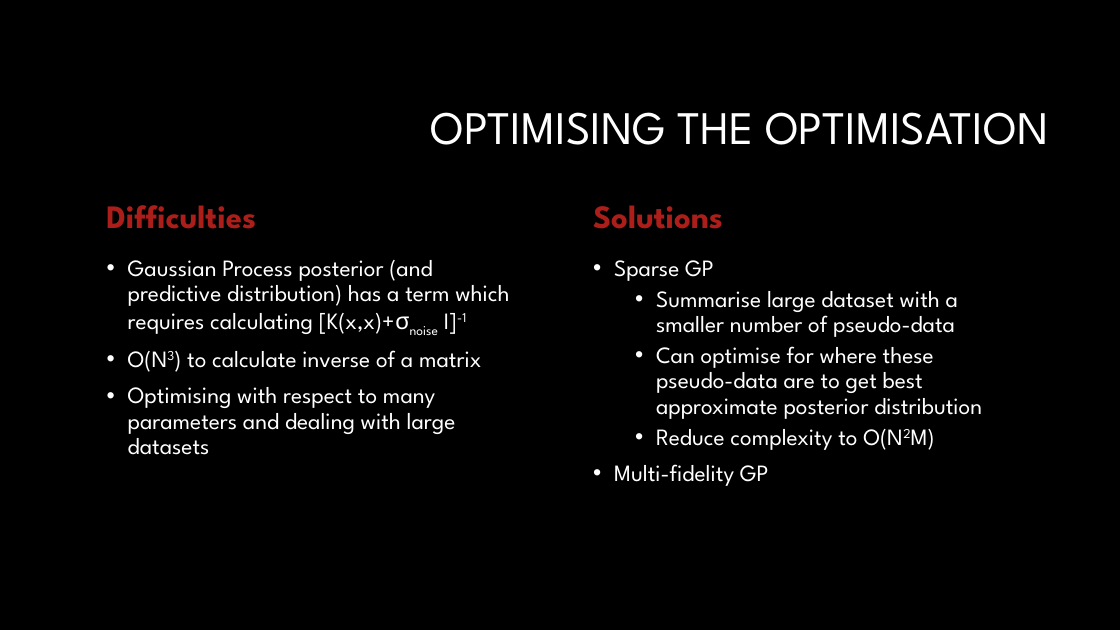
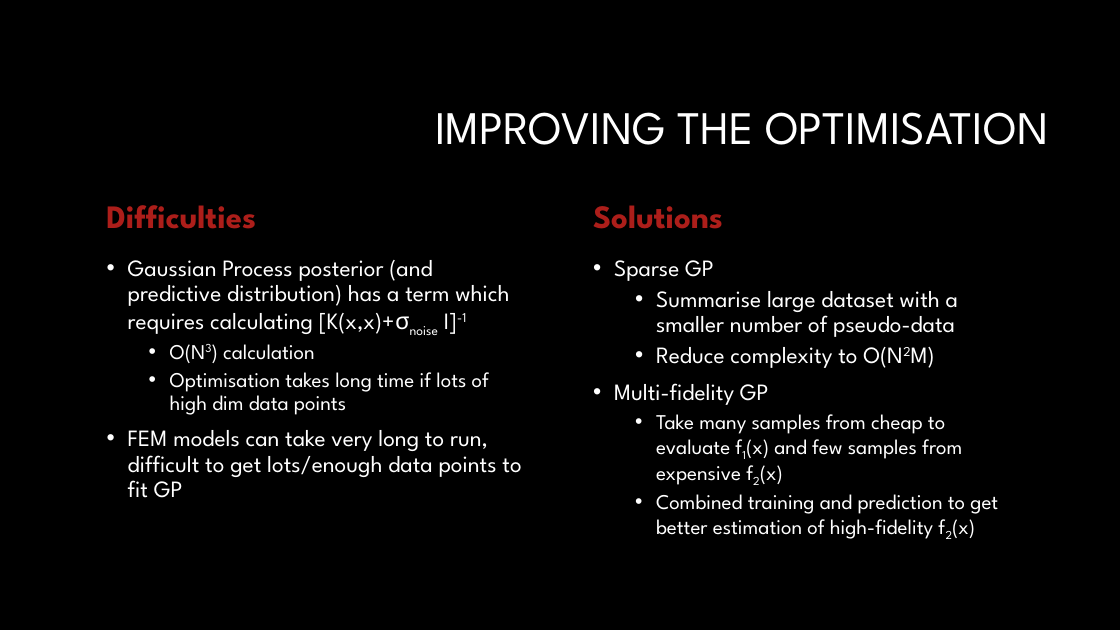
Before and after one commit to zxytan/IIB_Project, a slide deck: slide 7 of Michaelmas Presenation.pptx (slide 6 before the commit). Drawn at 1120x630 pixels with LibreOffice and Linux fonts; fonts in the diff are those of the drawing; background and template pictures are left out. Boxes give left, top, right and bottom in pixels: in the first picture for what was removed or moved away, otherwise in the second. Text is boxed around its words. In the diff, an @@ line names an element or a change of style, - is before the commit and + after.

```diff
--- a/Michaelmas Presenation.pptx
+++ b/Michaelmas Presenation.pptx
@@ title at (435,112,1048,145): text changed @@
-OPTIMISING THE OPTIMISATION
+IMPROVING THE OPTIMISATION
@@ text at (128,344,521,498): text changed @@
-• O(N3) to calculate inverse of a matrix
-• Optimising with respect to many parameters and dealing with large datasets
+  • O(N3) calculation
+  • Optimisation takes long time if lots of high dim data points
+• FEM models can take very long to run, difficult to get lots/enough data points to fit GP
@@ text at (656,346,982,419): paragraph removed @@
-  • Can optimise for where these pseudo-data are to get best approximate posterior distribution
@@ text at (656,414,998,539): paragraphs added @@
+  • Take many samples from cheap to evaluate f1(x) and few samples from expensive f2(x)
+  • Combined training and prediction to get better estimation of high-fidelity f2(x)
```
Also in this commit, not shown: 4 other slides changed, 2 slides added, 3 other files.
